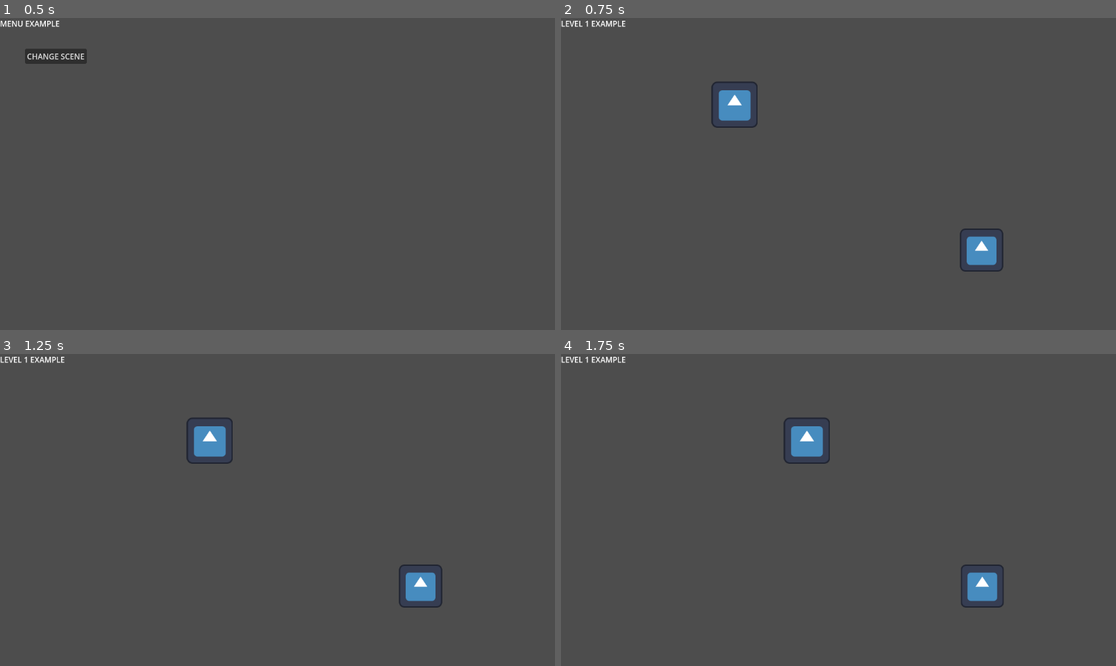
Above: before the commit, frames 1-4 (two rows, left to right).
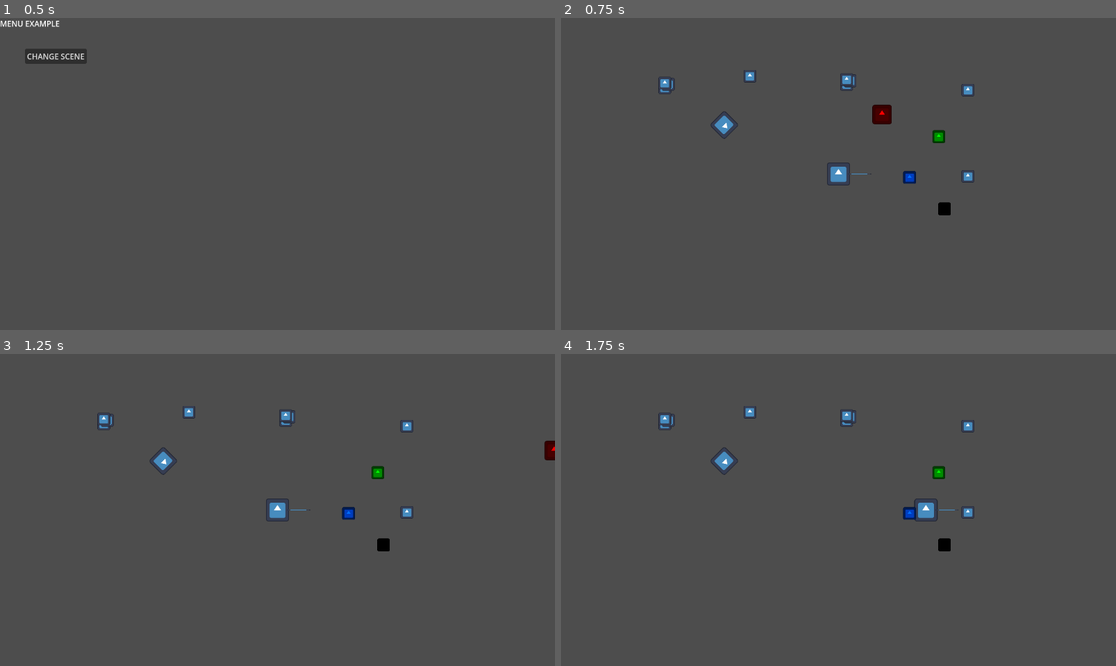
Above: after the commit, the same moments.

Repository: Quackstir/Game-Jam
Game: Godot game, scene res://Common/SceneManager/SceneManager.tscn
The game is run twice, just before and just after one commit, with the same random seed, the same clock (stepped at 60 frames per second) and the same inputs. The engine's default icon, where the game draws it, is replaced by a stand-in: a white triangle on a blue panel in a dark square.
Inputs:
- Up to frame 1 (0.5 s): no input
- Up to frame 2 (0.75 s): click "CHANGE SCENE" at 0.5 s
- Up to frame 3 (1.25 s): no input
- Up to frame 4 (1.75 s): hold D (move_right) from 1.28 s (still down); hold E (interact) from 1.28 s (still down)

Frame 1 is identical in both runs. In frame 2, 2.7% of the frame differs, in the area x 0-80%, y 0-82%; in frame 3, 2.7%; in frame 4, 2.5%.

Commit message:
Added Game Manager and interactable loot
-Added a game manager to manage score and winning
-Added a win area for when the player gets the mcguffin
-Added the mcguffin so the player can win
-Added loot that can be picked up without the interact key.

Diff:
--- /dev/null
+++ b/Global Game Jam 2026/GlobalGameJam2026/Common/GameManager/GameManager.tscn
@@ -0,0 +1,6 @@
+[gd_scene format=3 uid="uid://cg1qui2wia7kp"]
+
+[ext_resource type="Script" uid="uid://drdpkqfbcs6e8" path="res://Common/GameManager/game_manager.gd" id="1_3p5n3"]
+
+[node name="GameManager" type="Node" unique_id=1757214506]
+script = ExtResource("1_3p5n3")
--- a/Global Game Jam 2026/GlobalGameJam2026/Common/GameManager/game_manager.gd
+++ b/Global Game Jam 2026/GlobalGameJam2026/Common/GameManager/game_manager.gd
@@ -1,9 +1,15 @@
 class_name GameManager
 extends Node
 
-var score:int = 0:
+var score : int = 0:
 	set(newValue):
 		score = newValue
 		score_change.emit(score)
+		print(score)
 
 signal score_change(new_score:int)
+
+var can_win : bool = false
+
+func _ready() -> void:
+	Global.game_manager = self
--- a/Global Game Jam 2026/GlobalGameJam2026/Common/global.gd
+++ b/Global Game Jam 2026/GlobalGameJam2026/Common/global.gd
@@ -1,3 +1,4 @@
 extends Node
 
 var scene_manager : SceneManager
+var game_manager : GameManager
--- /dev/null
+++ b/Global Game Jam 2026/GlobalGameJam2026/Interactables/Loot/Scenes/loot.tscn
@@ -0,0 +1,30 @@
+[gd_scene format=3 uid="uid://dgi627qih5typ"]
+
+[ext_resource type="Script" uid="uid://beb2ijtkw8nx" path="res://Interactables/Loot/Script/loot.gd" id="1_emsto"]
+[ext_resource type="Texture2D" uid="uid://4q335xxs2p" path="res://icon.svg" id="2_x5d7l"]
+
+[sub_resource type="CircleShape2D" id="CircleShape2D_4j0nx"]
+
+[node name="Loot" type="Area2D" unique_id=1800392239]
+collision_layer = 5
+collision_mask = 5
+script = ExtResource("1_emsto")
+
+[node name="Sprite2D" type="Sprite2D" parent="." unique_id=1576741764]
+position = Vector2(-0.9999999, 0.9999999)
+scale = Vector2(0.085, 0.085)
+texture = ExtResource("2_x5d7l")
+
+[node name="Sprite2D2" type="Sprite2D" parent="." unique_id=804307209]
+position = Vector2(1.9999996, -1.9999996)
+scale = Vector2(0.085, 0.085)
+texture = ExtResource("2_x5d7l")
+
+[node name="Sprite2D3" type="Sprite2D" parent="." unique_id=1400827648]
+position = Vector2(-0.99999917, -2.9999995)
+scale = Vector2(0.085, 0.085)
+texture = ExtResource("2_x5d7l")
+
+[node name="CollisionShape2D" type="CollisionShape2D" parent="." unique_id=1775486428]
+shape = SubResource("CircleShape2D_4j0nx")
+debug_color = Color(0.52825445, 0.5721198, 0, 0.41960785)
--- /dev/null
+++ b/Global Game Jam 2026/GlobalGameJam2026/Interactables/Loot/Scenes/loot_mcguffin.tscn
@@ -0,0 +1,20 @@
+[gd_scene format=3 uid="uid://dsl2gq5vfhptp"]
+
+[ext_resource type="Script" uid="uid://ctbqjr1u1f0vi" path="res://Interactables/Loot/Script/loot_mcguffin.gd" id="1_iqbv7"]
+[ext_resource type="Texture2D" uid="uid://4q335xxs2p" path="res://icon.svg" id="2_becop"]
+
+[sub_resource type="CircleShape2D" id="CircleShape2D_4j0nx"]
+
+[node name="Loot" type="Area2D" unique_id=1800392239]
+collision_layer = 5
+collision_mask = 5
+script = ExtResource("1_iqbv7")
+
+[node name="Sprite2D3" type="Sprite2D" parent="." unique_id=1400827648]
+rotation = 2.3561945
+scale = Vector2(0.14, 0.14)
+texture = ExtResource("2_becop")
+
+[node name="CollisionShape2D" type="CollisionShape2D" parent="." unique_id=1775486428]
+shape = SubResource("CircleShape2D_4j0nx")
+debug_color = Color(0.52825445, 0.5721198, 0, 0.41960785)
--- a/Global Game Jam 2026/GlobalGameJam2026/Interactables/Loot/Script/loot.gd
+++ b/Global Game Jam 2026/GlobalGameJam2026/Interactables/Loot/Script/loot.gd
@@ -1,8 +1,15 @@
 class_name Loot
 extends Interactable
+
+func _ready() -> void:
+	can_interact = false
 
 func on_interact(player:PlayerController) -> void:
 	super(player)
 	reparent(player)
 	position = Vector2.ZERO
 	monitorable = false
+
+func activate() -> void:
+	Global.game_manager.score += 10
+	queue_free()
--- /dev/null
+++ b/Global Game Jam 2026/GlobalGameJam2026/Interactables/Loot/Script/loot_mcguffin.gd
@@ -0,0 +1,9 @@
+class_name LootMcguffin
+extends Loot
+
+func _ready() -> void:
+	can_interact = true
+
+func on_interact(player:PlayerController) -> void:
+	super(player)
+	Global.game_manager.can_win = true
--- a/Global Game Jam 2026/GlobalGameJam2026/Interactables/_Base/interactable.gd
+++ b/Global Game Jam 2026/GlobalGameJam2026/Interactables/_Base/interactable.gd
@@ -1,6 +1,10 @@
 class_name Interactable
 extends Area2D
 
+var can_interact : bool = true
 
 func on_interact(_player:PlayerController) -> void:
 	print("I'm being interacted with")
+
+func activate() -> void:
+	pass
--- a/Global Game Jam 2026/GlobalGameJam2026/Levels/CarlosTest/carlos_test_menu.gd
+++ b/Global Game Jam 2026/GlobalGameJam2026/Levels/CarlosTest/carlos_test_menu.gd
@@ -1,4 +1,4 @@
 extends Node2D
 
 func _on_button_pressed():
-	Global.scene_manager.change_level_scene("res://Levels/CarlosTest/CarlosTestLevel.tscn")
+	Global.scene_manager.change_level_scene("res://Levels/MarksTest/PlayerTestScene.tscn")
--- a/Global Game Jam 2026/GlobalGameJam2026/Levels/MarksTest/PlayerTestScene.tscn
+++ b/Global Game Jam 2026/GlobalGameJam2026/Levels/MarksTest/PlayerTestScene.tscn
@@ -4,10 +4,13 @@
 [ext_resource type="Script" uid="uid://b1ekxsjmcpnkn" path="res://Interactables/_Base/interactable.gd" id="2_b3n0l"]
 [ext_resource type="Texture2D" uid="uid://4q335xxs2p" path="res://icon.svg" id="3_teqxm"]
 [ext_resource type="PackedScene" uid="uid://cfeltdrkt2o5t" path="res://Interactables/Masks/Scenes/mask.tscn" id="4_b3n0l"]
-[ext_resource type="Script" uid="uid://beb2ijtkw8nx" path="res://Interactables/Loot/Script/loot.gd" id="4_t6nnd"]
+[ext_resource type="PackedScene" uid="uid://dgi627qih5typ" path="res://Interactables/Loot/Scenes/loot.tscn" id="4_hsf1l"]
 [ext_resource type="PackedScene" uid="uid://cqyettnmgof3d" path="res://Interactables/Masks/Scenes/mask_statue.tscn" id="6_q6tp2"]
 [ext_resource type="PackedScene" uid="uid://j4c0f1dingol" path="res://Interactables/Masks/Scenes/mask_cop_projectile.tscn" id="7_sytug"]
 [ext_resource type="PackedScene" uid="uid://c88oye8lcig6o" path="res://Interactables/Masks/Scenes/mask_cop.tscn" id="7_t6nnd"]
+[ext_resource type="PackedScene" uid="uid://bg162tgqy5ej2" path="res://Player/Scenes/win_state_area.tscn" id="9_hsf1l"]
+[ext_resource type="PackedScene" uid="uid://dsl2gq5vfhptp" path="res://Interactables/Loot/Scenes/loot_mcguffin.tscn" id="10_4332f"]
+[ext_resource type="PackedScene" uid="uid://cg1qui2wia7kp" path="res://Common/GameManager/GameManager.tscn" id="11_bmwua"]
 
 [sub_resource type="CircleShape2D" id="CircleShape2D_4j0nx"]
 
@@ -33,30 +36,11 @@
 shape = SubResource("CircleShape2D_4j0nx")
 debug_color = Color(0.52825445, 0.5721198, 0, 0.41960785)
 
-[node name="Loot" type="Area2D" parent="." unique_id=843699104]
+[node name="Loot" parent="." unique_id=1800392239 instance=ExtResource("4_hsf1l")]
 position = Vector2(8, -78)
-collision_layer = 5
-collision_mask = 5
-script = ExtResource("4_t6nnd")
 
-[node name="Sprite2D" type="Sprite2D" parent="Loot" unique_id=568135536]
-position = Vector2(-0.9999999, 0.9999999)
-scale = Vector2(0.085, 0.085)
-texture = ExtResource("3_teqxm")
-
-[node name="Sprite2D2" type="Sprite2D" parent="Loot" unique_id=1549040553]
-position = Vector2(1.9999996, -1.9999996)
-scale = Vector2(0.085, 0.085)
-texture = ExtResource("3_teqxm")
-
-[node name="Sprite2D3" type="Sprite2D" parent="Loot" unique_id=1343232765]
-position = Vector2(-0.99999917, -2.9999995)
-scale = Vector2(0.085, 0.085)
-texture = ExtResource("3_teqxm")
-
-[node name="CollisionShape2D" type="CollisionShape2D" parent="Loot" unique_id=683723590]
-shape = SubResource("CircleShape2D_4j0nx")
-debug_color = Color(0.52825445, 0.5721198, 0, 0.41960785)
+[node name="Loot2" parent="." unique_id=1117887579 instance=ExtResource("4_hsf1l")]
+position = Vector2(-148, -75)
 
 [node name="Mask" parent="." unique_id=225643898 instance=ExtResource("4_b3n0l")]
 position = Vector2(111, 2)
@@ -85,3 +69,11 @@
 
 [node name="MaskCop" parent="." unique_id=1571880158 instance=ExtResource("7_t6nnd")]
 position = Vector2(61, 3)
+
+[node name="WinStateArea" parent="." unique_id=993888251 instance=ExtResource("9_hsf1l")]
+position = Vector2(-166, 52)
+
+[node name="Loot3" parent="." unique_id=1390480631 instance=ExtResource("10_4332f")]
+position = Vector2(-98, -42)
+
+[node name="GameManager" parent="." unique_id=1757214506 instance=ExtResource("11_bmwua")]
--- /dev/null
+++ b/Global Game Jam 2026/GlobalGameJam2026/Levels/MarksTest/WinScene.tscn
@@ -0,0 +1,25 @@
+[gd_scene format=3 uid="uid://kfaq4sudprsu"]
+
+[node name="WinScene" type="Control" unique_id=1465237980]
+layout_mode = 3
+anchors_preset = 15
+anchor_right = 1.0
+anchor_bottom = 1.0
+grow_horizontal = 2
+grow_vertical = 2
+
+[node name="CanvasLayer" type="CanvasLayer" parent="." unique_id=1912213613]
+
+[node name="Label" type="Label" parent="CanvasLayer" unique_id=1453793295]
+anchors_preset = 15
+anchor_right = 1.0
+anchor_bottom = 1.0
+offset_right = 2.0
+offset_bottom = -3.0
+grow_horizontal = 2
+grow_vertical = 2
+size_flags_horizontal = 3
+size_flags_vertical = 3
+text = "gamers"
+horizontal_alignment = 1
+vertical_alignment = 1
--- /dev/null
+++ b/Global Game Jam 2026/GlobalGameJam2026/Player/Scenes/win_state_area.tscn
@@ -0,0 +1,15 @@
+[gd_scene format=3 uid="uid://bg162tgqy5ej2"]
+
+[ext_resource type="Script" uid="uid://bqiy2tv8llwf3" path="res://Player/Scripts/win_state_area.gd" id="1_wue1c"]
+
+[sub_resource type="RectangleShape2D" id="RectangleShape2D_w2f1f"]
+size = Vector2(158, 137)
+
+[node name="WinStateArea" type="Area2D" unique_id=993888251]
+script = ExtResource("1_wue1c")
+
+[node name="CollisionShape2D" type="CollisionShape2D" parent="." unique_id=615141977]
+shape = SubResource("RectangleShape2D_w2f1f")
+debug_color = Color(0.8851074, 0.00030861437, 0.81021637, 0.41960785)
+
+[connection signal="body_entered" from="." to="." method="_on_body_entered"]
--- a/Global Game Jam 2026/GlobalGameJam2026/Player/Scripts/player_controller.gd
+++ b/Global Game Jam 2026/GlobalGameJam2026/Player/Scripts/player_controller.gd
@@ -1,18 +1,18 @@
 class_name PlayerController
 extends CharacterBody2D
 
-@export var movement_speed:float = 200
-var _movement_input:Vector2
+@export var movement_speed : float = 200
+var _movement_input : Vector2
 
-var _current_interactable:Interactable
-var _current_mask:Mask
+var _current_interactable : Interactable
+var _current_mask : Mask
 
-var is_detectable:bool:
+var is_detectable : bool:
 	set(newValue):
 		is_detectable = newValue
 		sprite_2d.visible = is_detectable
 
-@onready var sprite_2d: Sprite2D = $Sprite2D
+@onready var sprite_2d : Sprite2D = $Sprite2D
 
 signal on_movement(is_moving)
 
@@ -37,7 +37,6 @@
 	var _horizontal_movement:float = Input.get_action_raw_strength("move_right") - Input.get_action_raw_strength("move_left")
 	var _vertical_movement:float = Input.get_action_raw_strength("move_down") - Input.get_action_raw_strength("move_up")
 	_movement_input = Vector2(_horizontal_movement,_vertical_movement)
-
 
 	var _total_movement:float = _movement_input.x + _movement_input.y
 	var _is_moving:bool = _total_movement != 0
@@ -75,8 +74,16 @@
 
 
 func _on_detect_interactables_area_entered(area: Area2D) -> void:
-	if area is Interactable:
+	if area is not Interactable:
+		return
+
+	var _interactable : Interactable = area as Interactable
+
+	if _interactable.can_interact:
 		_current_interactable = area
+	else:
+		_interactable.activate()
+
 
 
 func _on_detect_interactables_area_exited(area: Area2D) -> void:
--- /dev/null
+++ b/Global Game Jam 2026/GlobalGameJam2026/Player/Scripts/win_state_area.gd
@@ -0,0 +1,6 @@
+extends Area2D
+
+func _on_body_entered(body: Node2D) -> void:
+	if body is PlayerController and Global.game_manager.can_win:
+		print("Massive W in the chat")
+		Global.scene_manager.change_hud_scene("res://Levels/MarksTest/WinScene.tscn")
Not shown, added: Global Game Jam 2026/GlobalGameJam2026/Interactables/Loot/Script/loot_mcguffin.gd.uid
Not shown, added: Global Game Jam 2026/GlobalGameJam2026/Player/Scripts/win_state_area.gd.uid
